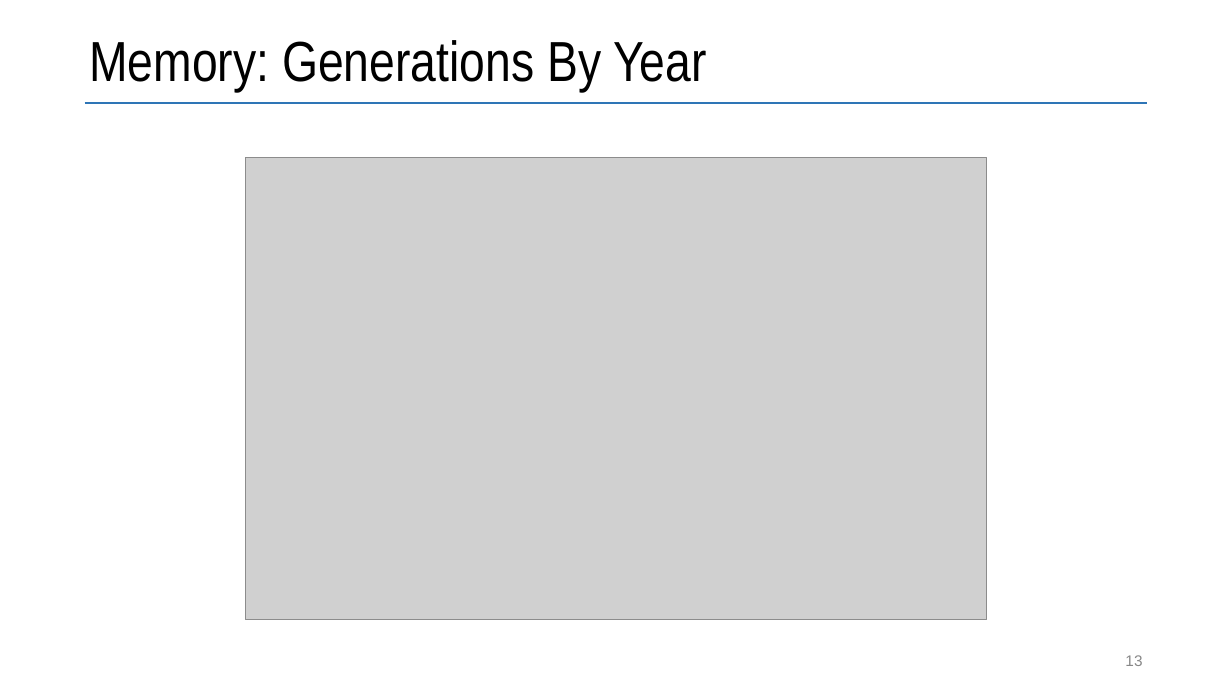
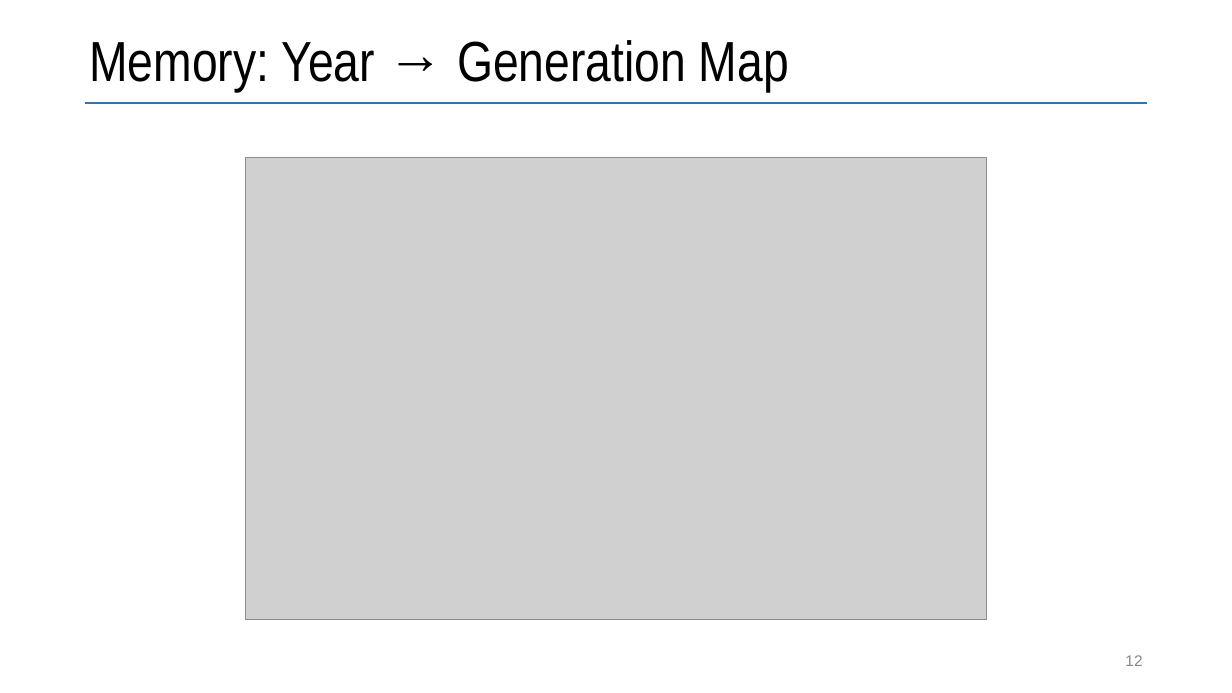
Before and after one commit to vmzakharov/refactor-to-ec-remake, a slide deck: slide 12 of RefactorToEcIntro.pptx (slide 13 before the commit). Drawn at 1232x693 pixels with LibreOffice and Linux fonts; fonts in the diff are those of the drawing; grey boxes stand for pictures. Boxes give left, top, right and bottom in pixels: in the first picture for what was removed or moved away, otherwise in the second. Text is boxed around its words. In the diff, an @@ line names an element or a change of style, - is before the commit and + after.

```diff
--- a/RefactorToEcIntro.pptx
+++ b/RefactorToEcIntro.pptx
@@ title at (89, 40, 789, 91): text changed @@
-Memory: Generations By Year
+Memory: Year → Generation Map
@@ page number at (1125, 655, 1142, 666): text changed @@
-13
+12
```
Also in this commit, not shown: 3 slides added, 1 slide removed, 1 other file.
